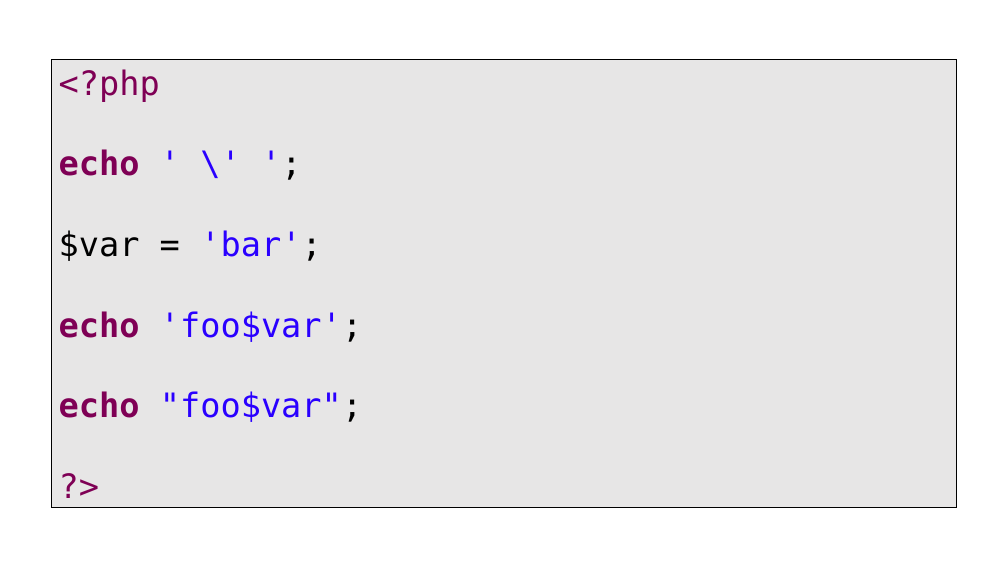
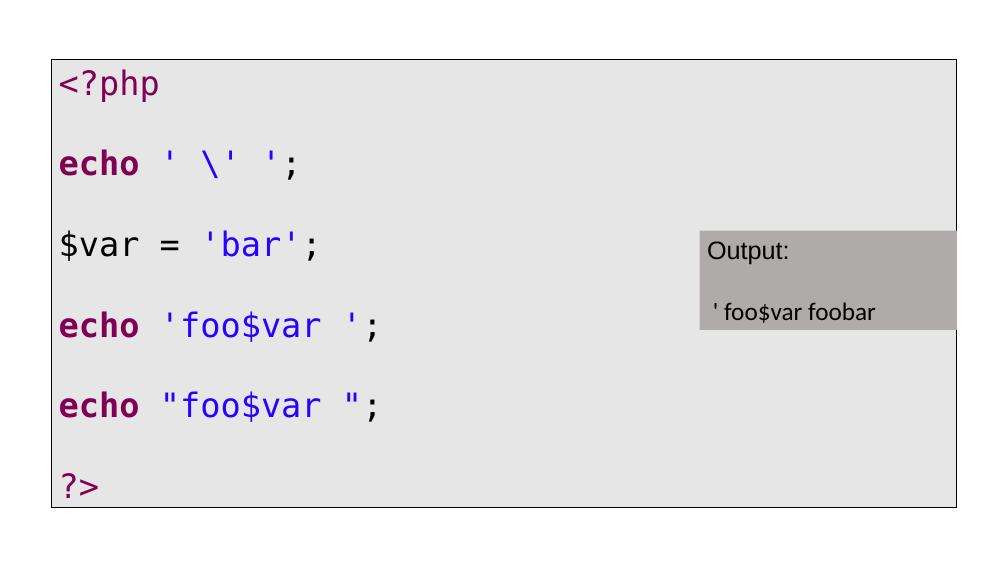
Before and after one commit to PHPEmbark/curriculum, a slide deck: slide 20 of course/1 - Basic Programming/Basics Of Programming.pptx. Drawn at 1008x567 pixels with LibreOffice and Linux fonts; fonts in the diff are those of the drawing. Boxes give left, top, right and bottom in pixels: in the first picture for what was removed or moved away, otherwise in the second. Text is boxed around its words. In the diff, an @@ line names an element or a change of style, - is before the commit and + after.

```diff
--- a/course/1 - Basic Programming/Basics Of Programming.pptx
+++ b/course/1 - Basic Programming/Basics Of Programming.pptx
@@ rectangle added at bbox=[699, 231, 957, 330], fill #AFABAB, 24 pt, text #000000 @@
+Output:
+' foo$var foobar
@@ text at bbox=[59, 311, 322, 422]: spaces changed @@
-echo 'foo$var';
-echo "foo$var";
+echo 'foo$var ';
+echo "foo$var ";
```
Also in this commit, not shown: 29 other slides changed, 9 slides added.
